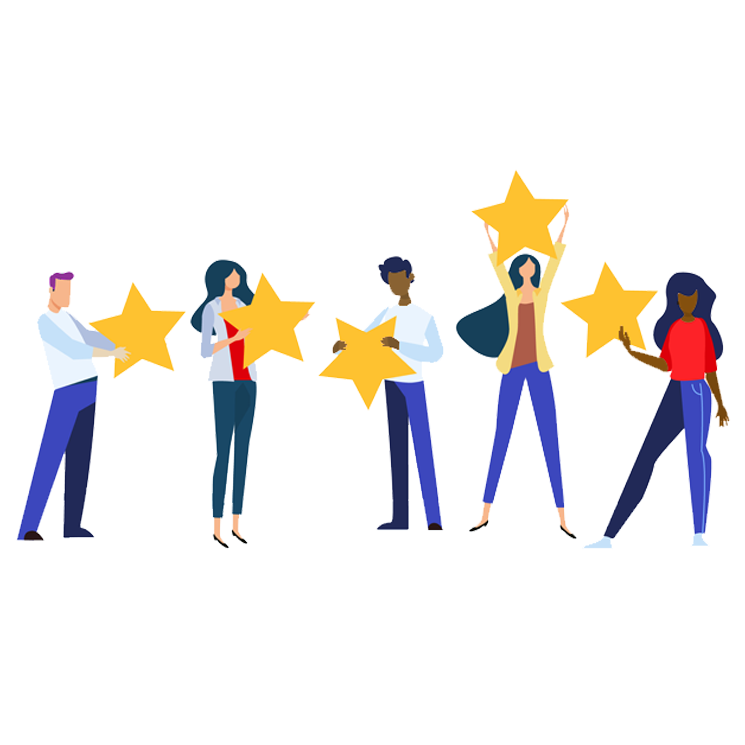
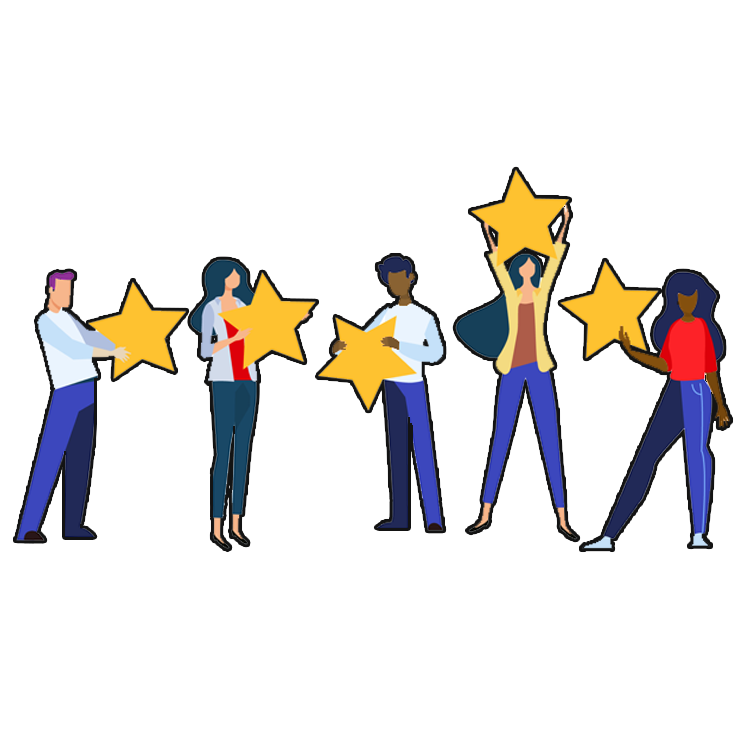
Comparing the layer stacks of the two 745 × 745 images. Changes:
painted on "Camada 3" over <box>62,326,712,553</box>
